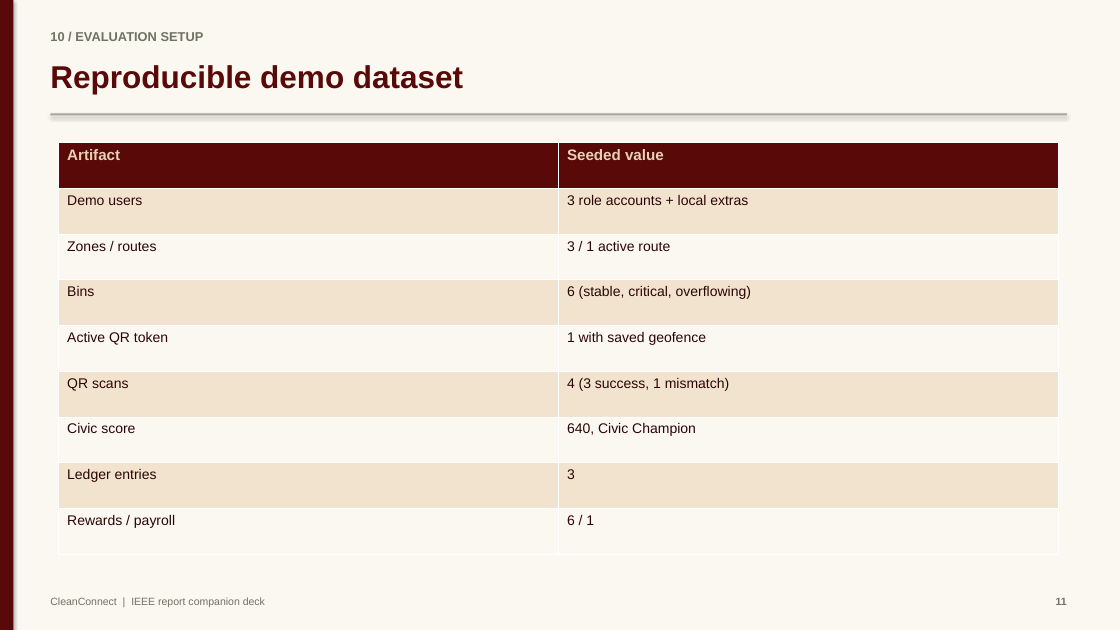
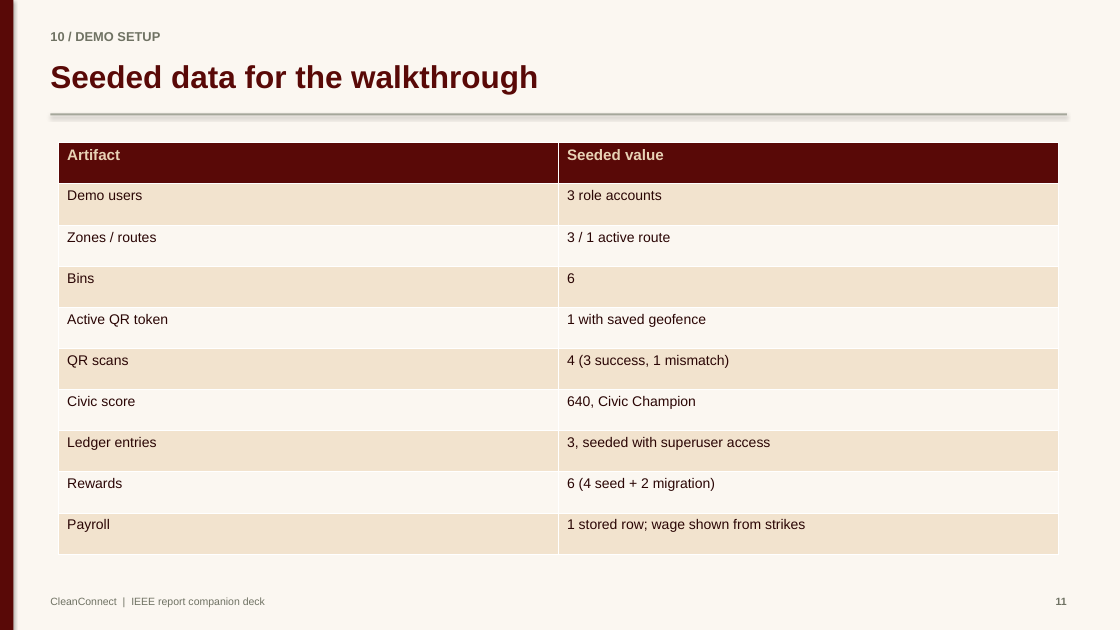
Before and after one commit to mayankjain1815-commits/CleanConnect, a slide deck: slide 11 of docs/presentation/CleanConnect_Presentation.pptx. Drawn at 1120x630 pixels with LibreOffice and Linux fonts; fonts in the diff are those of the drawing. Boxes give left, top, right and bottom in pixels: in the first picture for what was removed or moved away, otherwise in the second. Text is boxed around its words. In the diff, an @@ line names an element or a change of style, - is before the commit and + after.

Commit message:
Fix local dev startup and rewrite docs accurately

```diff
--- a/docs/presentation/CleanConnect_Presentation.pptx
+++ b/docs/presentation/CleanConnect_Presentation.pptx
@@ text at [50,32,160,41]: text changed @@
-10 / EVALUATION SETUP
+10 / DEMO SETUP
@@ text at [50,65,538,94]: text changed @@
-Reproducible demo dataset
+Seeded data for the walkthrough
@@ table at [59,143,1059,555] @@
-row 2, column 2: 3 role accounts + local extras
+row 2, column 2: 3 role accounts
-row 4, column 2: 6 (stable, critical, overflowing)
+row 4, column 2: 6
-row 8: Ledger entries | 3
-row 9: Rewards / payroll | 6 / 1
+row 8: Ledger entries | 3, seeded with superuser access
+row 9: Rewards | 6 (4 seed + 2 migration)
+row 10: Payroll | 1 stored row; wage shown from strikes
```
Also in this commit, not shown: 13 other slides changed, 11 other files.
